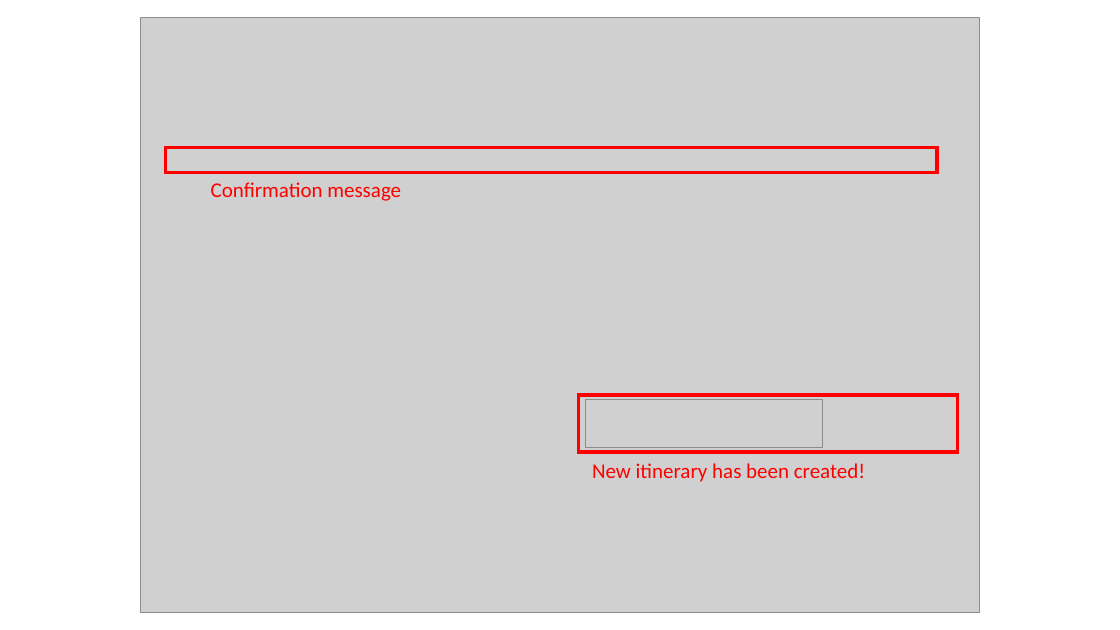
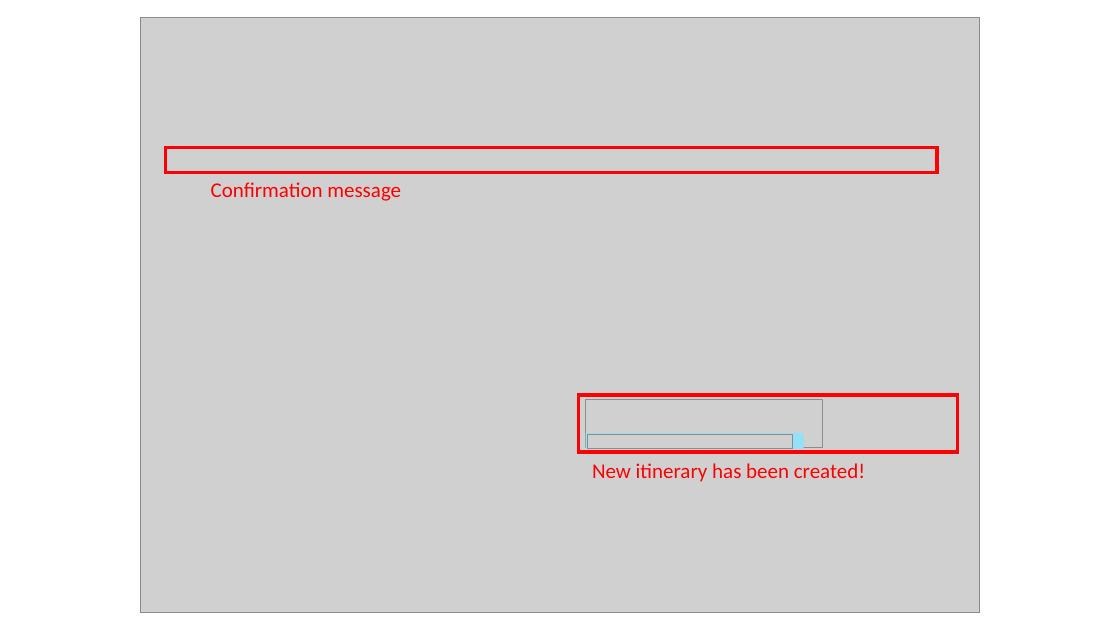
Before and after one commit to yuxuanxc/tp, a slide deck: slide 3 of docs/images/userguideimages/Powerpoints/User Guide Section 3 Getting Started.pptx. Drawn at 1120x630 pixels with LibreOffice and Linux fonts; fonts in the diff are those of the drawing; grey boxes stand for pictures. Boxes give left, top, right and bottom in pixels: in the first picture for what was removed or moved away, otherwise in the second. Text is boxed around its words. In the diff, an @@ line names an element or a change of style, - is before the commit and + after.

```diff
--- a/docs/images/userguideimages/Powerpoints/User Guide Section 3 Getting Started.pptx
+++ b/docs/images/userguideimages/Powerpoints/User Guide Section 3 Getting Started.pptx
@@ rectangle added at (586, 434, 803, 450), fill #92E1F9 @@
@@ picture added at (587, 434, 792, 449) @@
```
Also in this commit, not shown: 4 other files.
